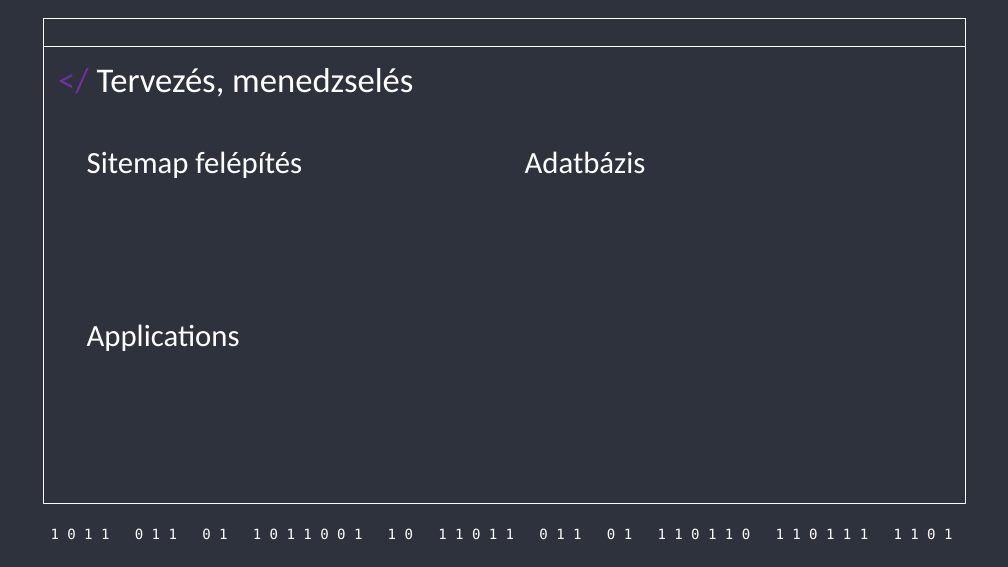
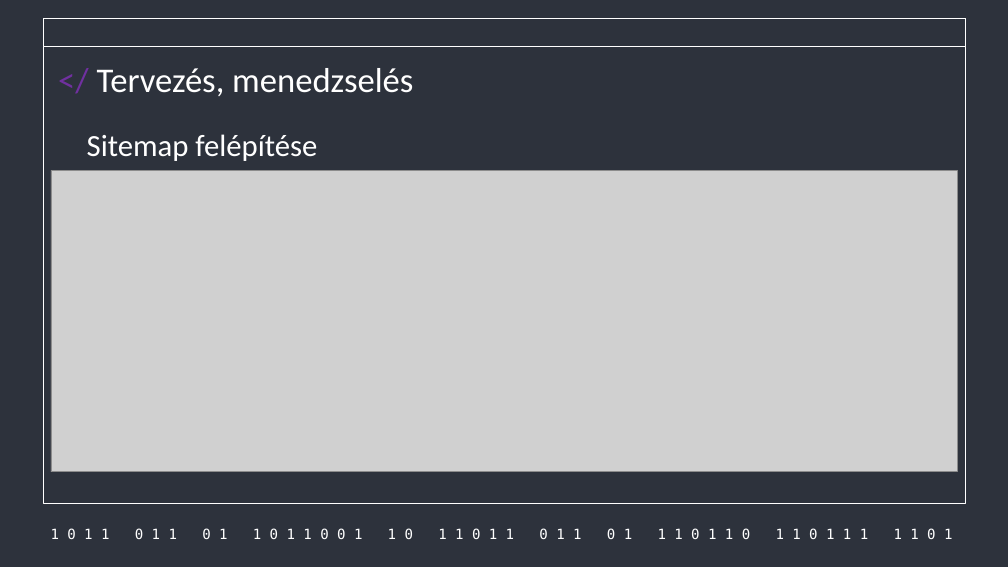
Before and after one commit to Acsilaa/dusza2024-25, a slide deck: slide 2 of gál része.pptx. Drawn at 1008x567 pixels with LibreOffice and Linux fonts; fonts in the diff are those of the drawing; grey boxes stand for pictures. Boxes give left, top, right and bottom in pixels: in the first picture for what was removed or moved away, otherwise in the second. Text is boxed around its words. In the diff, an @@ line names an element or a change of style, - is before the commit and + after.

Commit message:
asd

```diff
--- a/gál része.pptx
+++ b/gál része.pptx
@@ title at (87, 134, 317, 161): text changed @@
-Sitemap felépítés
+Sitemap felépítése
@@ picture added at (51, 170, 957, 472) @@
@@ title removed at (525, 151, 646, 174) @@
-Adatbázis
@@ title removed at (87, 324, 240, 351) @@
-Applications
```
Also in this commit, not shown: 1 other slide changed, 5 slides added, 2 slides removed.
